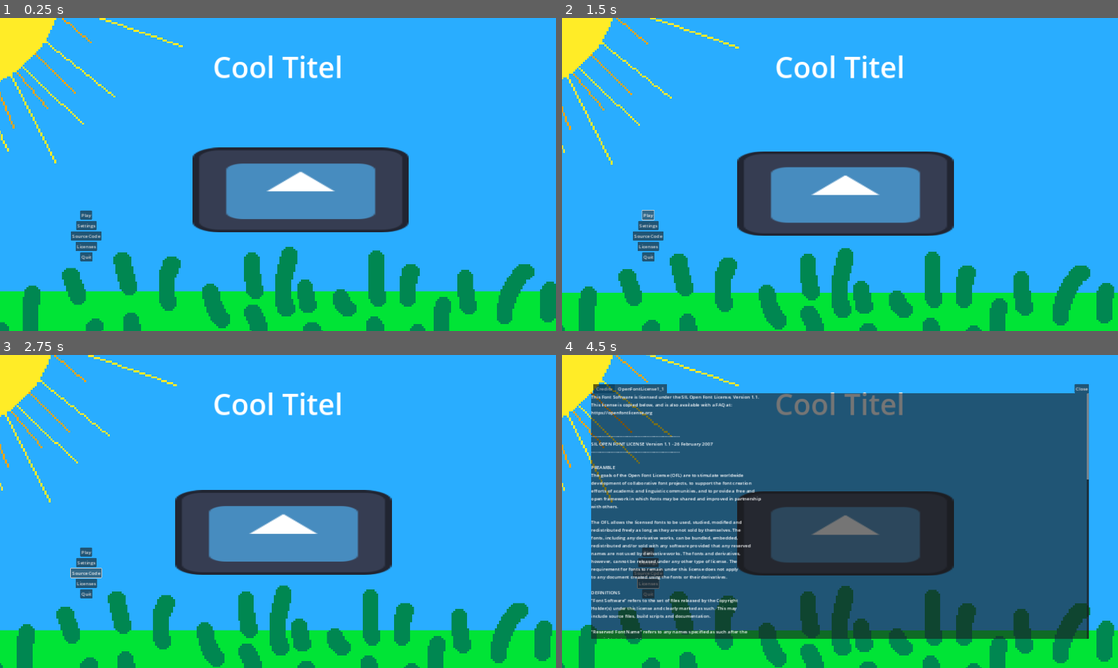
Above: before the commit, frames 1-4 (two rows, left to right).
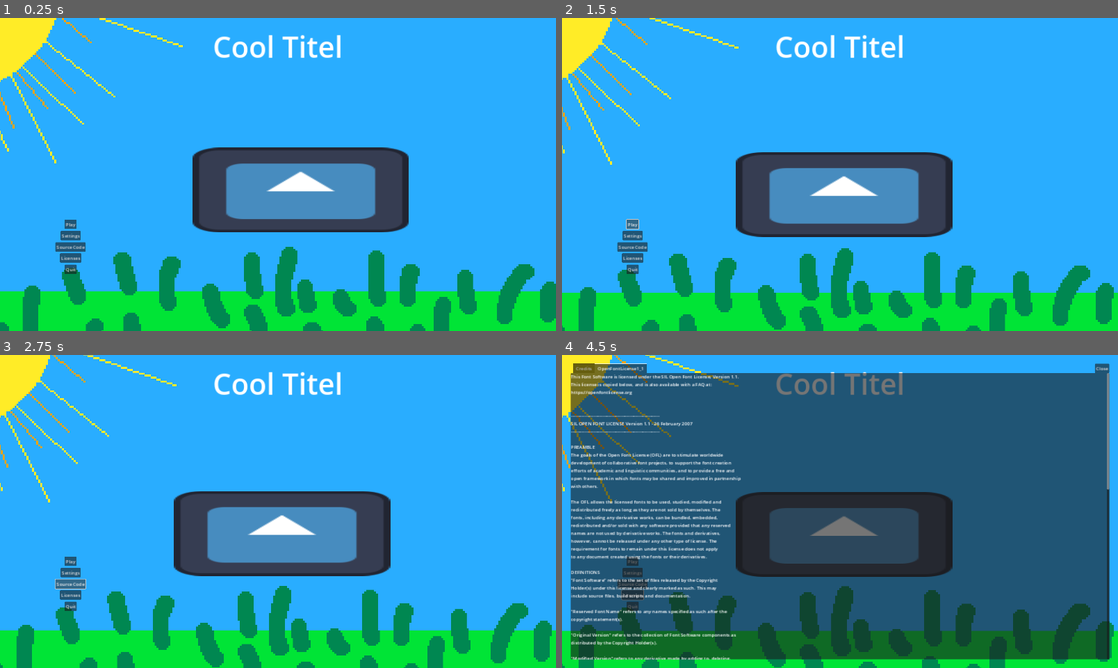
Above: after the commit, the same moments.

Repository: emmdie/3m5Jam2024_1
Game: Godot game, scene res://Scenes/Ui/Menus/main_menu.tscn
Same seed, same stepped clock (60 frames per second), same inputs: the game is played once before the commit and once after it. This scene is started directly instead of the project's main scene. The engine's default icon, where the game draws it, is replaced by a stand-in: a white triangle on a blue panel in a dark square.
Inputs:
- Up to frame 1 (0.25 s): no input
- Up to frame 2 (1.5 s): click "Play" at 0.5 s; click "Play" at 1.25 s
- Up to frame 3 (2.75 s): click "Source Code" at 2 s
- Up to frame 4 (4.5 s): click "Licenses" at 2.75 s; click "Source Code" at 3.5 s; click "Licenses" at 4.25 s

The runs differ from the first frame. In frame 1, 2.2% of the frame differs, in the area x 9-62%, y 5-82%; in frame 2, 4.3%; in frame 3, 4.5%; in frame 4, 29%, in the area x 0-100%, y 0-100%.

Commit message:
create hud and Ui scene

Diff:
--- a/Assets/theme.tres
+++ b/Assets/theme.tres
@@ -1,7 +1,7 @@
 [gd_resource type="Theme" format=3 uid="uid://d2lh3hpldd764"]
 
 [resource]
-MarginContainer/constants/margin_bottom = 100
-MarginContainer/constants/margin_left = 100
-MarginContainer/constants/margin_right = 100
-MarginContainer/constants/margin_top = 100
+MarginContainer/constants/margin_bottom = 30
+MarginContainer/constants/margin_left = 30
+MarginContainer/constants/margin_right = 30
+MarginContainer/constants/margin_top = 30
--- /dev/null
+++ b/Scenes/Ui/Hud.tscn
@@ -0,0 +1,18 @@
+[gd_scene load_steps=2 format=3 uid="uid://c8jkhdwbodrc3"]
+
+[ext_resource type="PackedScene" uid="uid://dplnr5q0eeebh" path="res://Scenes/Ui/Ui.tscn" id="1_s5qow"]
+
+[node name="Control" type="SubViewportContainer"]
+anchors_preset = 15
+anchor_right = 1.0
+anchor_bottom = 1.0
+grow_horizontal = 2
+grow_vertical = 2
+stretch = true
+
+[node name="SubViewport" type="SubViewport" parent="."]
+handle_input_locally = false
+size = Vector2i(1920, 1080)
+render_target_update_mode = 4
+
+[node name="Ui" parent="SubViewport" instance=ExtResource("1_s5qow")]
--- /dev/null
+++ b/Scenes/Ui/TimerPanel.gd
@@ -0,0 +1,9 @@
+extends PanelContainer
+
+@onready var texture_bar = $CenterContainer/ProgressBar
+
+func _process(delta):
+	pass
+
+func update_time():
+	texture_bar.value = 0.5
--- /dev/null
+++ b/Scenes/Ui/Ui.tscn
@@ -0,0 +1,138 @@
+[gd_scene load_steps=4 format=3 uid="uid://dplnr5q0eeebh"]
+
+[ext_resource type="Theme" uid="uid://d2lh3hpldd764" path="res://Assets/theme.tres" id="1_s4h8k"]
+[ext_resource type="Script" path="res://Scenes/Ui/TimerPanel.gd" id="2_ah4lv"]
+[ext_resource type="Texture2D" uid="uid://c5cjks2qwl140" path="res://Assets/Textures/icon.svg" id="2_f8oex"]
+
+[node name="Ui" type="Control"]
+layout_mode = 3
+anchors_preset = 15
+anchor_right = 1.0
+anchor_bottom = 1.0
+grow_horizontal = 2
+grow_vertical = 2
+theme = ExtResource("1_s4h8k")
+
+[node name="MarginContainer" type="MarginContainer" parent="."]
+layout_mode = 1
+anchors_preset = 15
+anchor_right = 1.0
+anchor_bottom = 1.0
+grow_horizontal = 2
+grow_vertical = 2
+theme = ExtResource("1_s4h8k")
+
+[node name="Label3" type="Label" parent="MarginContainer"]
+layout_mode = 2
+size_flags_horizontal = 0
+theme_override_font_sizes/font_size = 100
+text = "MiniGame"
+
+[node name="TimerPanel" type="PanelContainer" parent="MarginContainer"]
+custom_minimum_size = Vector2(200, 200)
+layout_mode = 2
+size_flags_horizontal = 8
+size_flags_vertical = 0
+script = ExtResource("2_ah4lv")
+
+[node name="CenterContainer" type="CenterContainer" parent="MarginContainer/TimerPanel"]
+layout_mode = 2
+
+[node name="ProgressBar" type="TextureProgressBar" parent="MarginContainer/TimerPanel/CenterContainer"]
+layout_mode = 2
+max_value = 1.0
+step = 0.0
+value = 0.3
+fill_mode = 4
+texture_progress = ExtResource("2_f8oex")
+
+[node name="Label" type="Label" parent="MarginContainer/TimerPanel/CenterContainer"]
+layout_mode = 2
+text = "60"
+
+[node name="UnitPreviewPanel" type="PanelContainer" parent="MarginContainer"]
+layout_mode = 2
+size_flags_horizontal = 4
+size_flags_vertical = 8
+
+[node name="MarginContainer" type="MarginContainer" parent="MarginContainer/UnitPreviewPanel"]
+layout_mode = 2
+
+[node name="HBoxContainer" type="HBoxContainer" parent="MarginContainer/UnitPreviewPanel/MarginContainer"]
+layout_mode = 2
+
+[node name="UnitPreview1" type="PanelContainer" parent="MarginContainer/UnitPreviewPanel/MarginContainer/HBoxContainer"]
+layout_mode = 2
+
+[node name="SubViewportContainer" type="SubViewportContainer" parent="MarginContainer/UnitPreviewPanel/MarginContainer/HBoxContainer/UnitPreview1"]
+layout_mode = 2
+size_flags_horizontal = 4
+size_flags_vertical = 4
+
+[node name="SubViewport" type="SubViewport" parent="MarginContainer/UnitPreviewPanel/MarginContainer/HBoxContainer/UnitPreview1/SubViewportContainer"]
+transparent_bg = true
+handle_input_locally = false
+size = Vector2i(180, 180)
+render_target_update_mode = 4
+
+[node name="TextureRect" type="TextureRect" parent="MarginContainer/UnitPreviewPanel/MarginContainer/HBoxContainer/UnitPreview1/SubViewportContainer/SubViewport"]
+offset_right = 40.0
+offset_bottom = 40.0
+texture = ExtResource("2_f8oex")
+
+[node name="HotkeyDisplay" type="Label" parent="MarginContainer/UnitPreviewPanel/MarginContainer/HBoxContainer/UnitPreview1"]
+layout_mode = 2
+size_flags_horizontal = 0
+size_flags_vertical = 0
+text = "A"
+
+[node name="UnitPreview2" type="PanelContainer" parent="MarginContainer/UnitPreviewPanel/MarginContainer/HBoxContainer"]
+layout_mode = 2
+
+[node name="SubViewportContainer" type="SubViewportContainer" parent="MarginContainer/UnitPreviewPanel/MarginContainer/HBoxContainer/UnitPreview2"]
+layout_mode = 2
+size_flags_horizontal = 4
+size_flags_vertical = 4
+
+[node name="SubViewport" type="SubViewport" parent="MarginContainer/UnitPreviewPanel/MarginContainer/HBoxContainer/UnitPreview2/SubViewportContainer"]
+transparent_bg = true
+handle_input_locally = false
+size = Vector2i(180, 180)
+render_target_update_mode = 4
+
+[node name="TextureRect" type="TextureRect" parent="MarginContainer/UnitPreviewPanel/MarginContainer/HBoxContainer/UnitPreview2/SubViewportContainer/SubViewport"]
+offset_right = 40.0
+offset_bottom = 40.0
+texture = ExtResource("2_f8oex")
+
+[node name="HotkeyDisplay" type="Label" parent="MarginContainer/UnitPreviewPanel/MarginContainer/HBoxContainer/UnitPreview2"]
+layout_mode = 2
+size_flags_horizontal = 0
+size_flags_vertical = 0
+text = "S"
+
+[node name="UnitPreview3" type="PanelContainer" parent="MarginContainer/UnitPreviewPanel/MarginContainer/HBoxContainer"]
+layout_mode = 2
+
+[node name="SubViewportContainer" type="SubViewportContainer" parent="MarginContainer/UnitPreviewPanel/MarginContainer/HBoxContainer/UnitPreview3"]
+layout_mode = 2
+size_flags_horizontal = 4
+size_flags_vertical = 4
+
+[node name="SubViewport" type="SubViewport" parent="MarginContainer/UnitPreviewPanel/MarginContainer/HBoxContainer/UnitPreview3/SubViewportContainer"]
+transparent_bg = true
+handle_input_locally = false
+size = Vector2i(180, 180)
+render_target_update_mode = 4
+
+[node name="TextureRect" type="TextureRect" parent="MarginContainer/UnitPreviewPanel/MarginContainer/HBoxContainer/UnitPreview3/SubViewportContainer/SubViewport"]
+offset_right = 40.0
+offset_bottom = 40.0
+texture = ExtResource("2_f8oex")
+
+[node name="HotkeyDisplay3" type="Label" parent="MarginContainer/UnitPreviewPanel/MarginContainer/HBoxContainer/UnitPreview3"]
+layout_mode = 2
+size_flags_horizontal = 0
+size_flags_vertical = 0
+text = "D
+"
